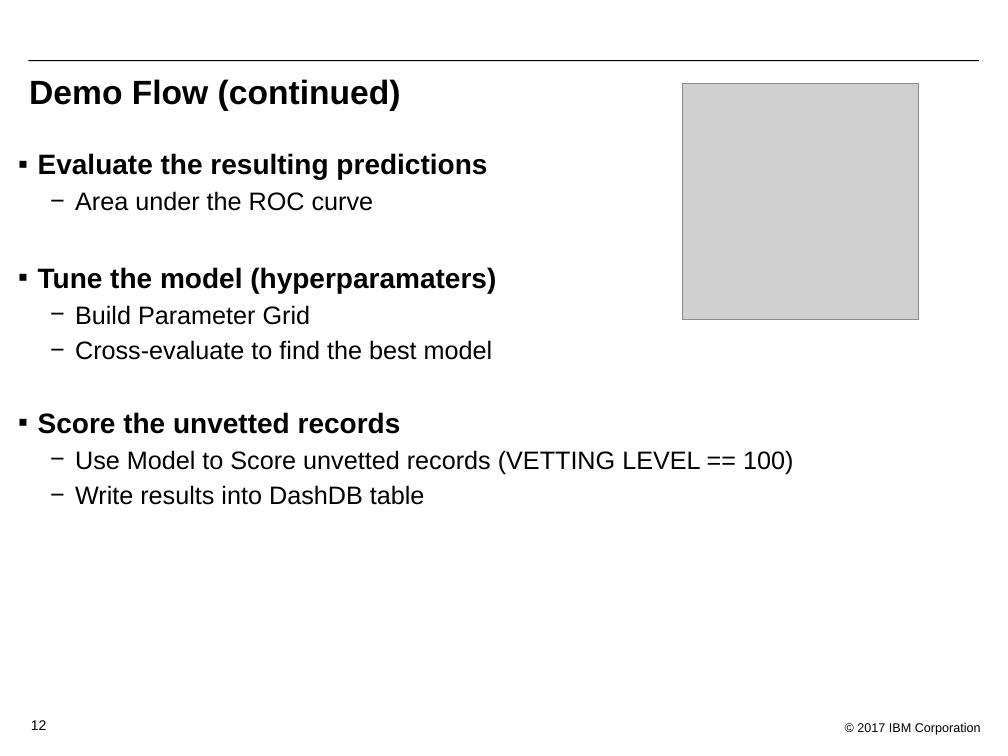
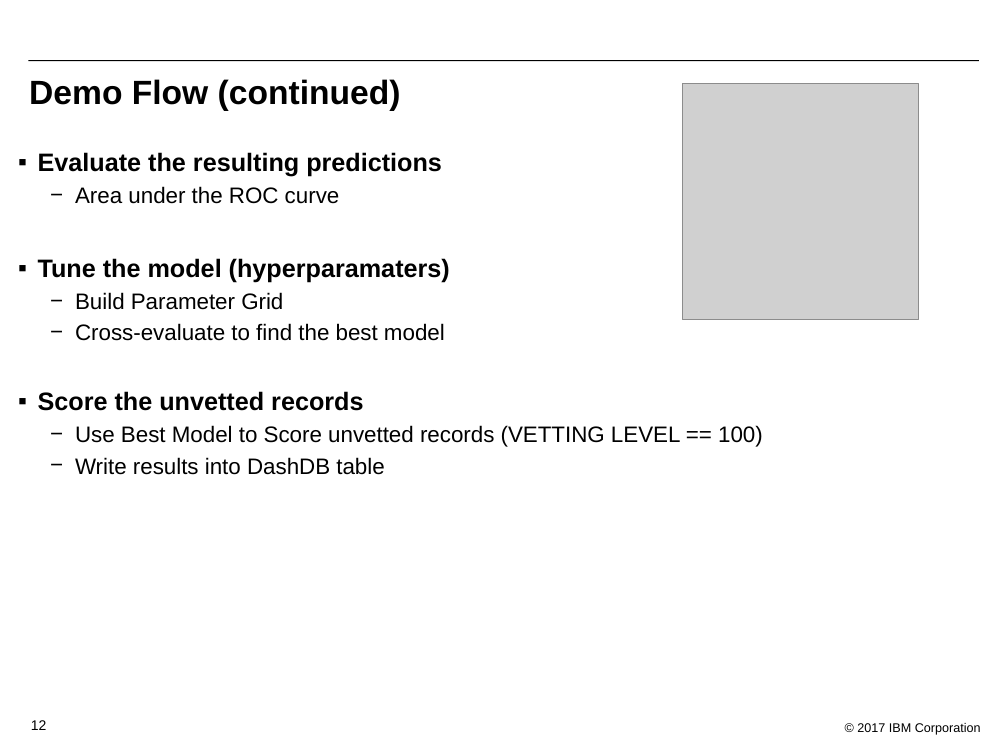
Before and after one commit to bleonardb3/Proof-of-Technology, a slide deck: slide 12 of DSX/Lab-2/Lab2-MachineLearning.pptx. Drawn at 1008x756 pixels with LibreOffice and Linux fonts; fonts in the diff are those of the drawing; grey boxes stand for pictures; background and template pictures are left out. Boxes give left, top, right and bottom in pixels: in the first picture for what was removed or moved away, otherwise in the second. Text is boxed around its words. In the diff, an @@ line names an element or a change of style, - is before the commit and + after.

```diff
--- a/DSX/Lab-2/Lab2-MachineLearning.pptx
+++ b/DSX/Lab-2/Lab2-MachineLearning.pptx
@@ text at [38,152,450,475]: size 20 to 18 pt in "Evaluate the resulting predictions", "Tune the model (hyperparamaters)", "Score the unvetted records"; size 18 to 16 pt in "Area under the ROC curve", "Build Parameter Grid", "Cross-evaluate to find the best model", "Write results into DashDB table" @@
@@ text at [75,425,763,447]: text changed; size 18 to 16 pt @@
-  − Use Model to Score unvetted records (VETTING LEVEL == 100)
+  − Use Best Model to Score unvetted records (VETTING LEVEL == 100)
```
Also in this commit, not shown: 4 other slides changed, 1 slide added, 27 slides removed.
